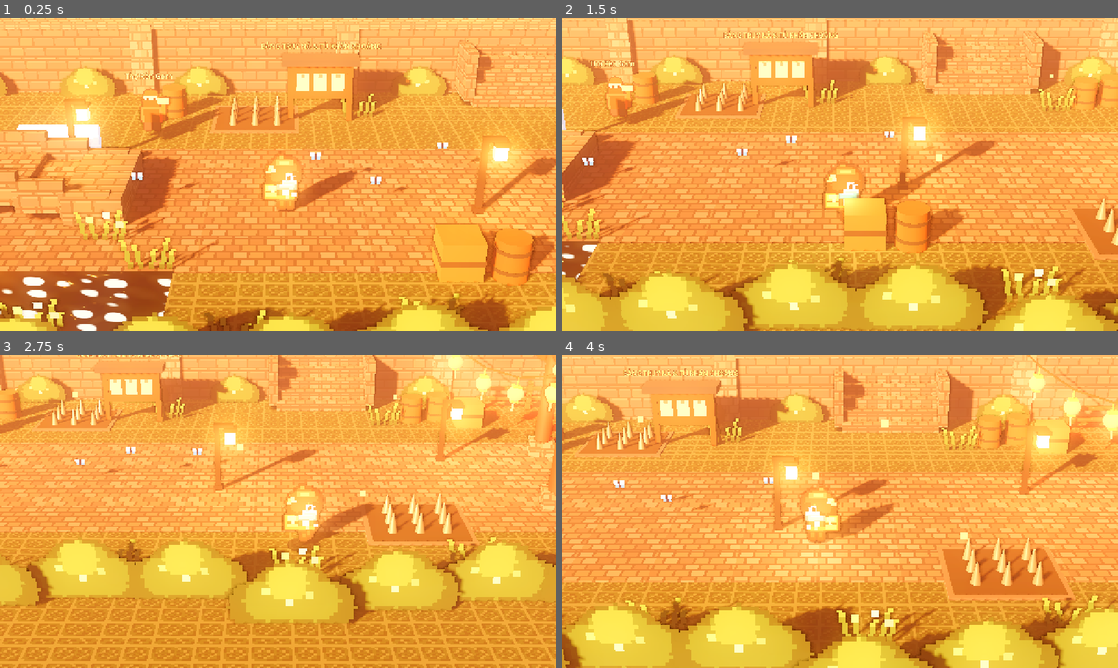
Above: before the commit, frames 1-4 (two rows, left to right).
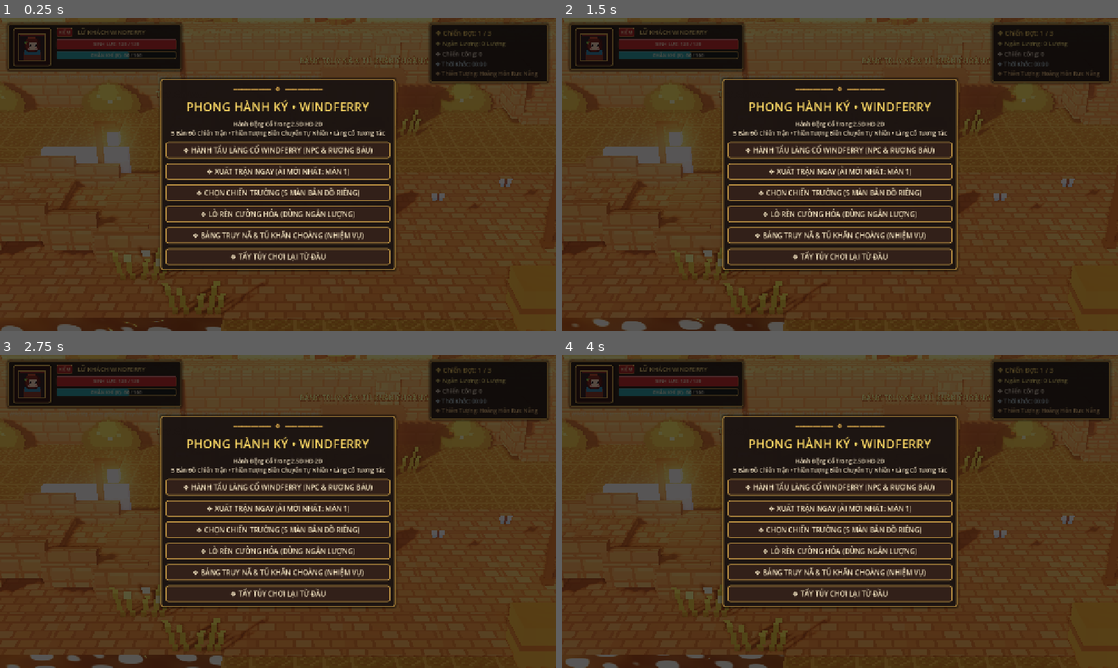
Above: after the commit, the same moments.

Repository: anton-hoang/Game_2D_Godot
Game: Godot game, scene res://scenes/stages/hd2d_main.tscn
Same seed, same stepped clock (60 frames per second), same inputs: the game is played once before the commit and once after it.
Inputs:
- Up to frame 1 (0.25 s): no input
- Up to frame 2 (1.5 s): tap Enter at 0.5 s; hold D (move_right) 0.53-1.28 s; tap J (attack) at 0.6 s; tap Space at 0.77 s; hold S (move_down) from 1.28 s (still down); tap L (dash) at 1.35 s
- Up to frame 3 (2.75 s): tap Space at 1.52 s; release S (move_down) at 2.03 s; hold D (move_right) from 2.03 s (still down); tap E (interact) at 2.1 s
- Up to frame 4 (4 s): release D (move_right) at 2.78 s; hold W (move_up) 2.78-3.53 s; tap K (special) at 2.85 s; tap Space at 3.02, 3.77 s; hold A (move_left) from 3.53 s (still down); tap Z at 3.6 s

The runs differ from the first frame. In frame 1, 100% of the frame differs, in the area x 0-100%, y 0-100%; in frame 2, 100%; in frame 3, 100%; in frame 4, 100%.
Error before the commit: Parse Error: Cannot infer the type of "equipped" variable because the value doesn't have a set type. (res://scripts/ui/game_ui_controller.gd:1058)

Commit message:
Fix: Explicit bool typing for equipped/unlocked variables in quest board UI

Diff:
--- a/scripts/ui/game_ui_controller.gd
+++ b/scripts/ui/game_ui_controller.gd
@@ -1053,11 +1053,11 @@
 	for sc in _scarf_buttons_box.get_children():
 		sc.queue_free()
 	for scarf_id in SaveManager.SCARF_PALETTES.keys():
-		var sp: Dictionary = SaveManager.SCARF_PALETTES[scarf_id]
-		var unlocked := SaveManager.unlocked_scarves.has(scarf_id)
-		var equipped := SaveManager.equipped_scarf == scarf_id
-		var s_key := str(scarf_id)
-		var label_txt := ("★ " if equipped else "") + str(sp["name"]) if unlocked else "🔒 " + str(sp["name"])
+		var s_key: String = str(scarf_id)
+		var sp: Dictionary = SaveManager.SCARF_PALETTES[s_key]
+		var unlocked: bool = SaveManager.unlocked_scarves.has(s_key)
+		var equipped: bool = (SaveManager.equipped_scarf == s_key)
+		var label_txt: String = ("★ " if equipped else "") + str(sp["name"]) if unlocked else "🔒 " + str(sp["name"])
 		var sbtn := _create_button(label_txt, func() -> void:
 			if unlocked:
 				SaveManager.equip_scarf(s_key)
